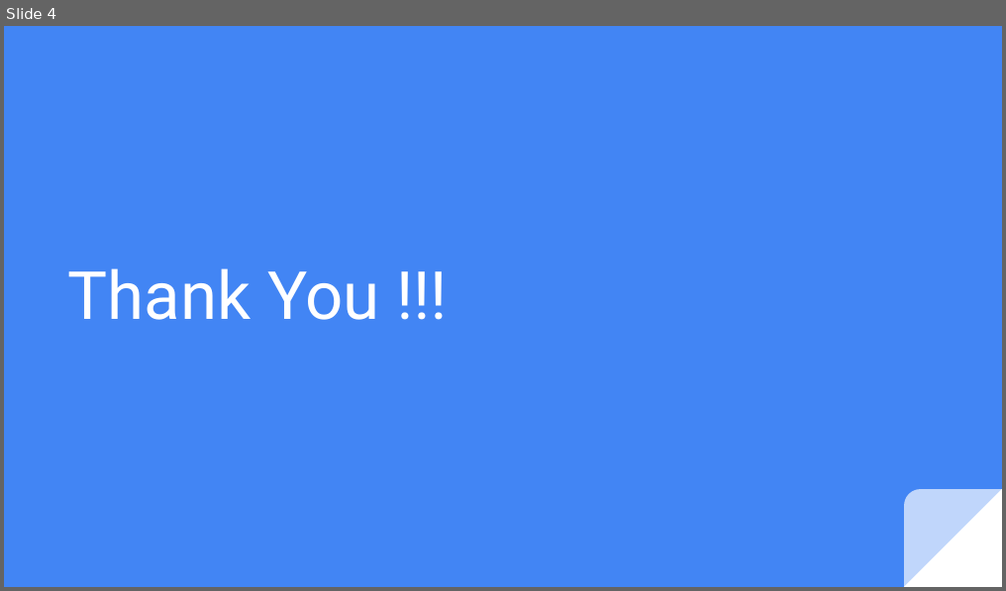
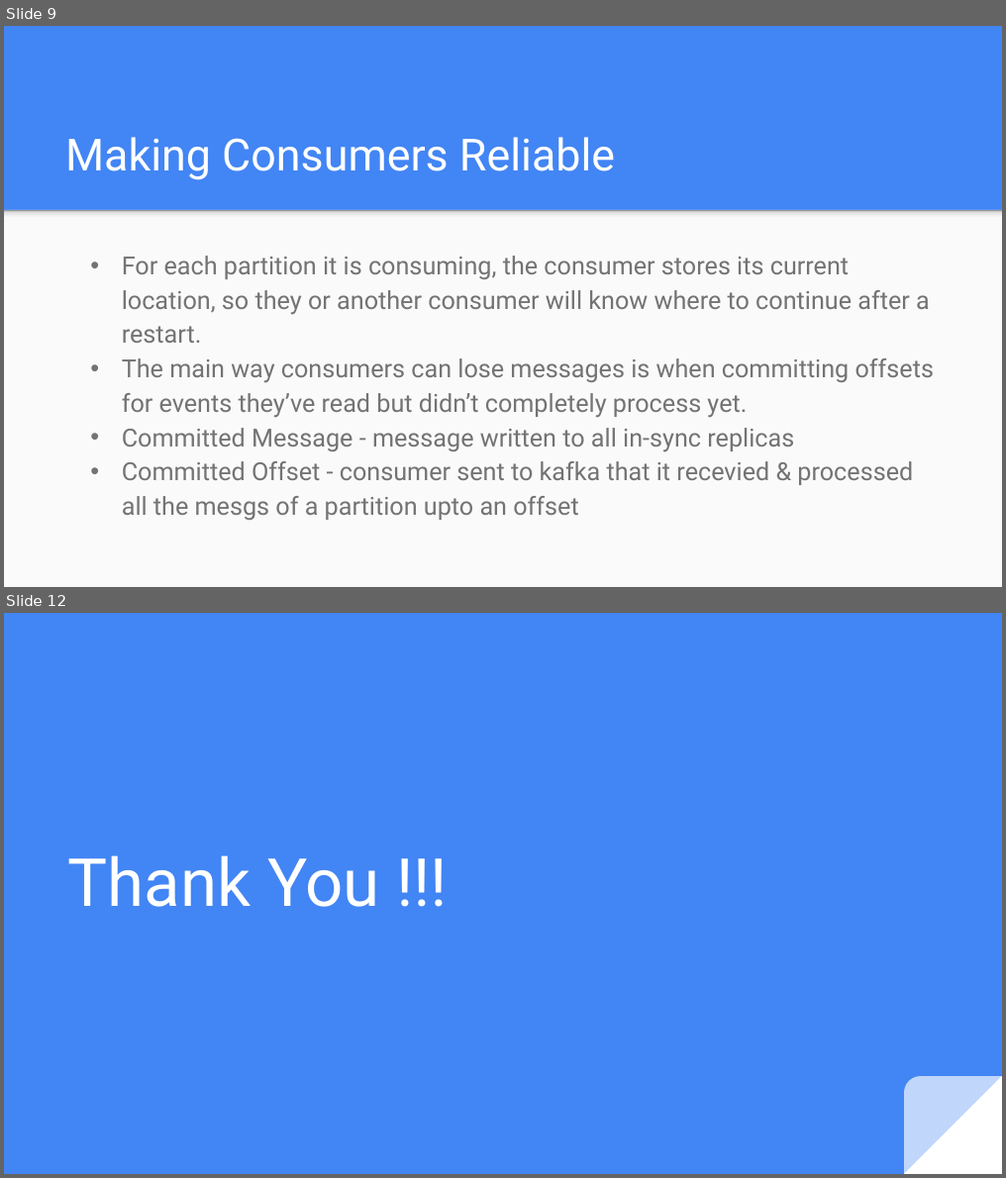
Before and after one commit to edyoda/kafka-cassandra-tutorial, a slide deck: Introduction to Kafka.pptx. Shown one above the other, each under a label of ours: slide 4 before the commit, slides 9 and 12 after it; the slides between them are not shown. The pictures are 1006x591 and 1006x1178 pixels, drawn with LibreOffice and Linux fonts; fonts in the diff are those of the drawing. Boxes give left, top, right and bottom in pixels: in the first picture for what was removed or moved away, otherwise in the second. Text is boxed around its words. In the diff, an @@ line names an element or a change of style, - is before the commit and + after.

```diff
--- a/Introduction to Kafka.pptx
+++ b/Introduction to Kafka.pptx
@@ slide 9 added at <box>4,26,1002,587</box>, background #4285F4 @@
@@ title added at <box>65,137,615,180</box>, 32 pt, text #FFFFFF @@
+Making Consumers Reliable
@@ rectangle added at <box>4,209,1002,586</box>, fill #FAFAFA @@
@@ rectangle added at <box>4,209,1002,222</box>, fill gradient #F9F9F9 to #DEDEDE to #999999 @@
@@ text added at <box>122,256,934,520</box>, 18 pt, text #737373 @@
+• For each partition it is consuming, the consumer stores its current location, so they or another consumer will know where to continue after a restart.
+• The main way consumers can lose messages is when committing offsets for events they’ve read but didn’t completely process yet.
+• Committed Message - message written to all in-sync replicas
+• Committed Offset - consumer sent to kafka that it recevied & processed all the mesgs of a partition upto an offset
@@ what was slide 4 is now slide 12 @@
```
Also in this commit, not shown: 2 slides changed, 8 other slides added, 1 slide removed, 3 other files.
